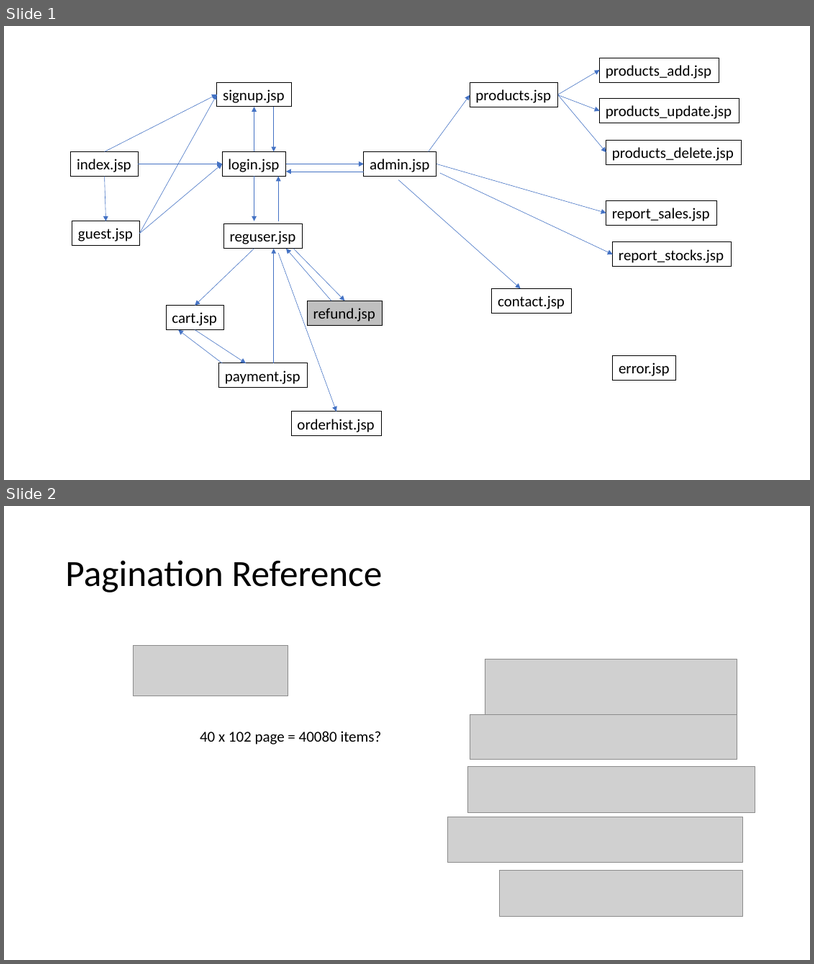
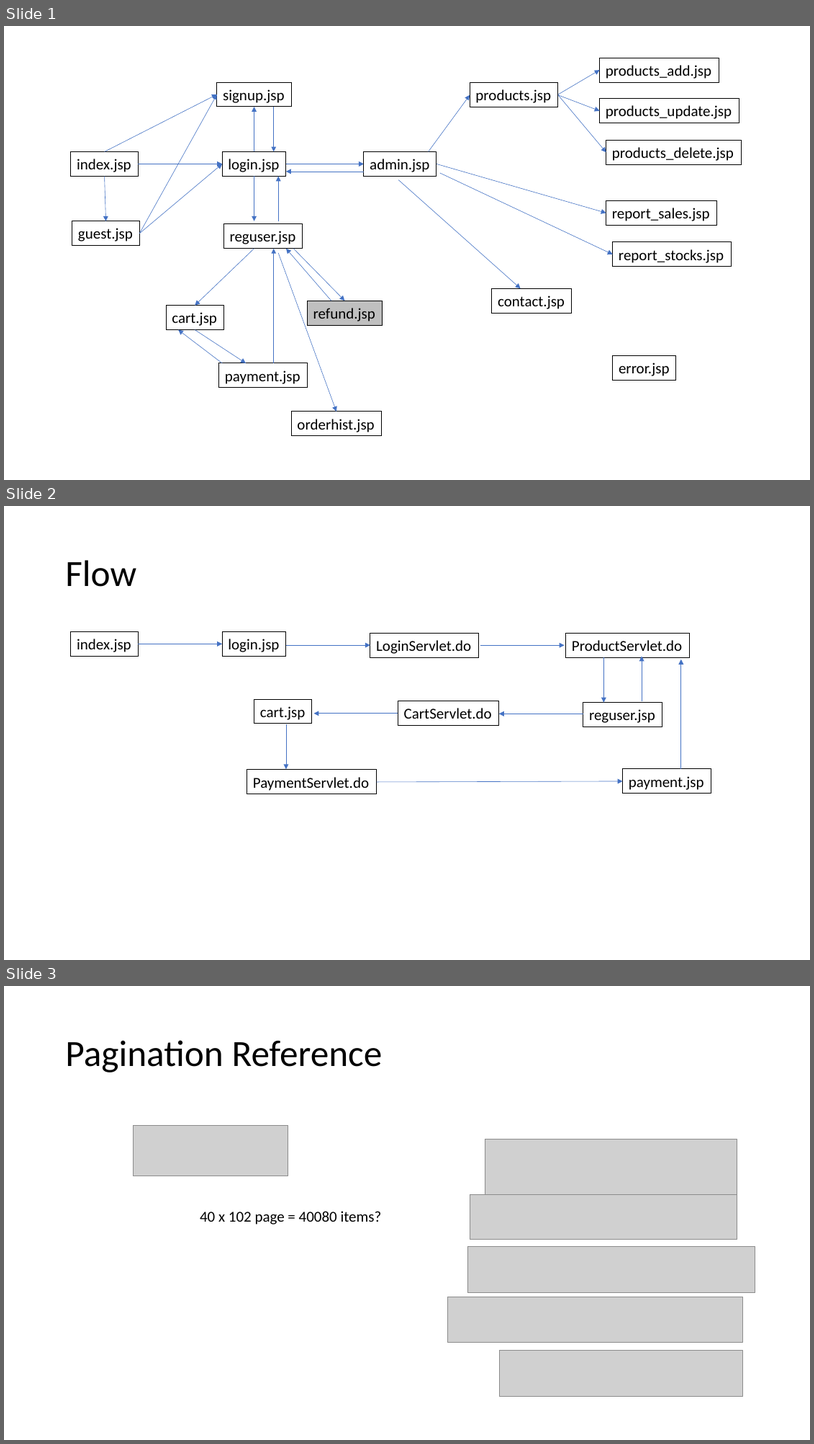
Before and after one commit to laurenangela-macalinao/onlinestore, a slide deck: OnlineStoreDesign.pptx. Shown one above the other, each under a label of ours: slides 1 and 2 before the commit, slides 1, 2 and 3 after it. The pictures are 814x964 and 814x1444 pixels, drawn with LibreOffice and Linux fonts; fonts in the diff are those of the drawing; grey boxes stand for pictures. Boxes give left, top, right and bottom in pixels: in the first picture for what was removed or moved away, otherwise in the second. Text is boxed around its words. In the diff, an @@ line names an element or a change of style, - is before the commit and + after.

```diff
--- a/OnlineStoreDesign.pptx
+++ b/OnlineStoreDesign.pptx
@@ slide 2 added at (4, 506, 810, 960), background #FFFFFF @@
@@ title added at (65, 560, 136, 587), 44 pt, text #000000 @@
+Flow
@@ rectangle added at (71, 632, 139, 656), outline #000000 0.75 pt, 18 pt, text #000000 @@
+index.jsp
@@ rectangle added at (222, 632, 286, 656), outline #000000 0.75 pt, 18 pt, text #000000 @@
+login.jsp
@@ rectangle added at (370, 633, 479, 657), outline #000000 0.75 pt, 18 pt, text #000000 @@
+LoginServlet.do
@@ rectangle added at (566, 633, 690, 657), outline #000000 0.75 pt, 18 pt, text #000000 @@
+ProductServlet.do
@@ arrow added from (139, 644) to (222, 644), #4472C4 0.5 pt @@
@@ arrow added from (286, 645) to (370, 645), #4472C4 0.5 pt @@
@@ arrow added from (481, 645) to (565, 645), #4472C4 0.5 pt @@
@@ arrow added from (642, 701) to (642, 656), #4472C4 0.5 pt @@
@@ arrow added from (604, 657) to (604, 703), #4472C4 0.5 pt @@
@@ arrow added from (682, 769) to (682, 659), #4472C4 0.5 pt @@
@@ rectangle added at (255, 699, 312, 723), outline #000000 0.75 pt, 18 pt, text #000000 @@
+cart.jsp
@@ arrow added from (399, 713) to (314, 713), #4472C4 0.5 pt @@
@@ rectangle added at (399, 701, 499, 725), outline #000000 0.75 pt, 18 pt, text #000000 @@
+CartServlet.do
@@ arrow added from (584, 713) to (499, 713), #4472C4 0.5 pt @@
@@ rectangle added at (584, 703, 663, 727), outline #000000 0.75 pt, 18 pt, text #000000 @@
+reguser.jsp
@@ arrow added from (286, 724) to (286, 769), #4472C4 0.5 pt @@
@@ rectangle added at (247, 770, 377, 794), outline #000000 0.75 pt, 18 pt, text #000000 @@
+PaymentServlet.do
@@ arrow added from (377, 782) to (623, 781), #4472C4 0.5 pt @@
@@ rectangle added at (623, 769, 711, 793), outline #000000 0.75 pt, 18 pt, text #000000 @@
+payment.jsp
@@ what was slide 2 is now slide 3 @@
```
Also in this commit, not shown: 5 other files.
